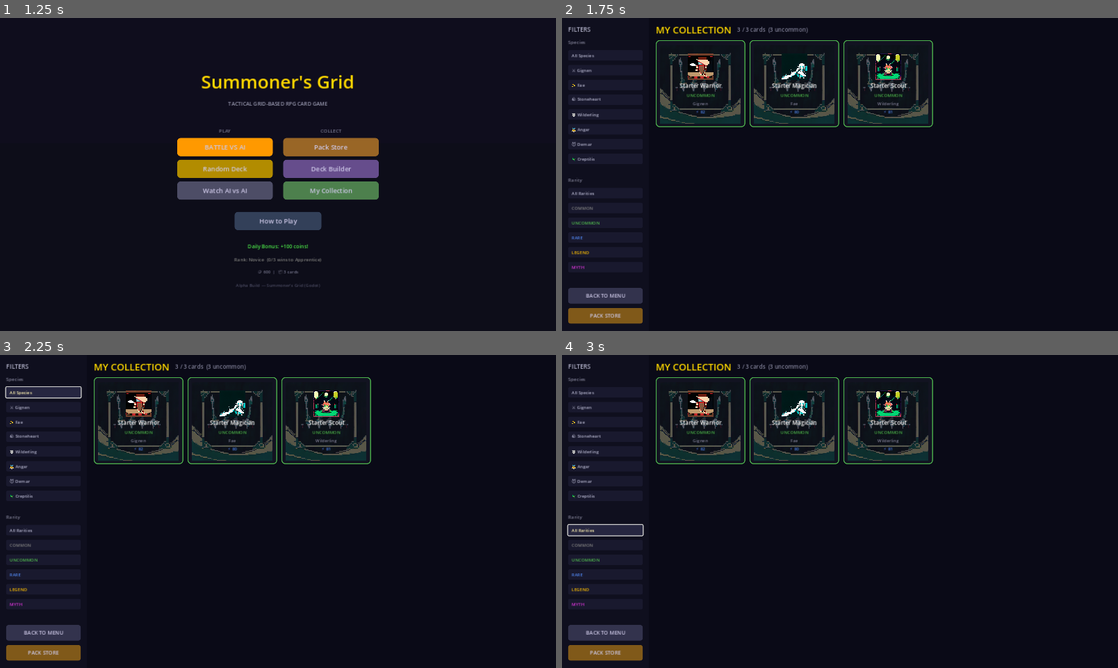
Above: before the commit, frames 1-4 (two rows, left to right).
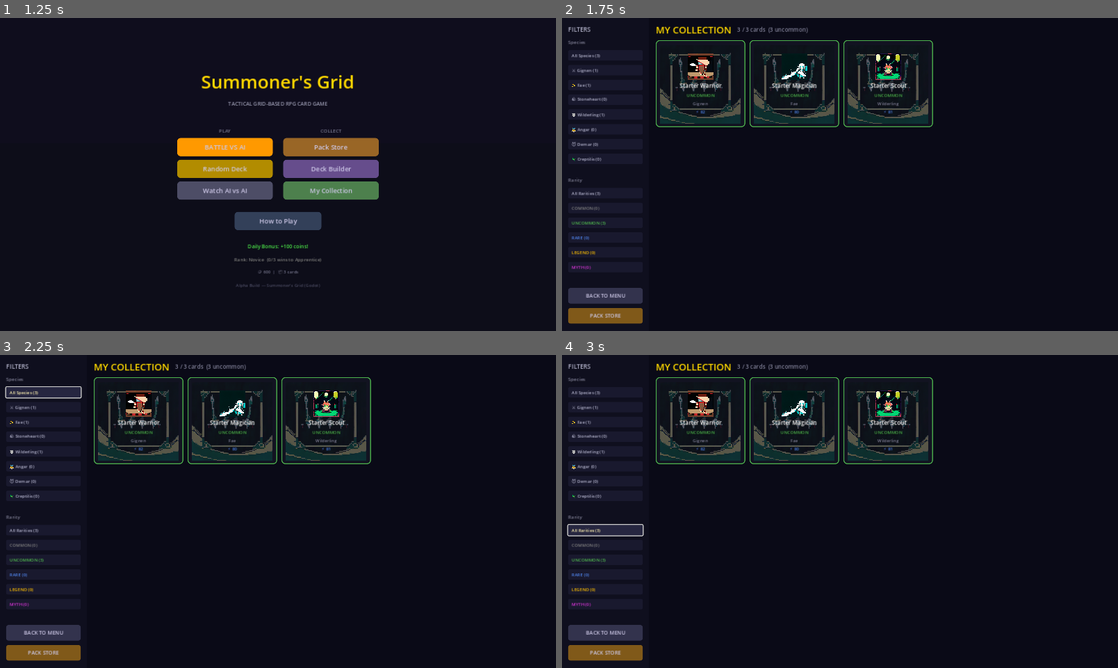
Above: after the commit, the same moments.

Repository: look-itsaxiom/summoners-grid
Game: Godot game, scene res://scenes/login.tscn
The game is run twice, just before and just after one commit, with the same random seed, the same clock (stepped at 60 frames per second) and the same inputs.
Inputs (mouse positions are in pixels of both pictures, inside the frame that each line leads up to):
- Up to frame 1 (1.25 s): click "PLAY" at 0.5 s
- Up to frame 2 (1.75 s): click "My Collection" at 1.25 s
- Up to frame 3 (2.25 s): click (44, 392) at 2 s, where only the run before the commit has a clickable "All Species"
- Up to frame 4 (3 s): click (606, 530) at 2.75 s, where only the run before the commit has a clickable "All Rarities"

Frame 1 is identical in both runs. In frame 2, 0.1% of the frame differs, in the area x 3-9%, y 11-81%; in frame 3, 0.1%; in frame 4, 0.1%.

Commit message:
feat: card counts on collection filter buttons
Filters now show counts: "⚔️ Gignen (5)", "RARE (4)", etc.
Players instantly see collection distribution without clicking.

Co-Authored-By: Claude Opus 4.6 (1M context) <noreply@anthropic.com>

Diff:
--- a/godot/scripts/ui/collection.gd
+++ b/godot/scripts/ui/collection.gd
@@ -158,9 +158,15 @@
 	sp_label.add_theme_color_override("font_color", Color(0.5, 0.5, 0.6))
 	vbox.add_child(sp_label)
 
-	_add_filter_btn(vbox, "All Species", "", "species")
+	_add_filter_btn(vbox, "All Species (%d)" % _cards.size(), "", "species")
+	var sp_counts: Dictionary = {}
+	for c in _cards:
+		var s: String = c.get("species", "")
+		sp_counts[s] = sp_counts.get(s, 0) + 1
 	for sp in ["gignen", "fae", "stoneheart", "wilderling", "angar", "demar", "creptilis"]:
-		_add_filter_btn(vbox, "%s %s" % [SPECIES_EMOJI.get(sp, ""), sp.capitalize()], sp, "species")
+		var count: int = sp_counts.get(sp, 0)
+		var label_text := "%s %s (%d)" % [SPECIES_EMOJI.get(sp, ""), sp.capitalize(), count]
+		_add_filter_btn(vbox, label_text, sp, "species")
 
 	# Rarity filter
 	var spacer := Control.new()
@@ -173,10 +179,15 @@
 	r_label.add_theme_color_override("font_color", Color(0.5, 0.5, 0.6))
 	vbox.add_child(r_label)
 
-	_add_filter_btn(vbox, "All Rarities", "", "rarity")
+	var r_counts: Dictionary = {}
+	for c in _cards:
+		var r2: String = c.get("rarity", "")
+		r_counts[r2] = r_counts.get(r2, 0) + 1
+	_add_filter_btn(vbox, "All Rarities (%d)" % _cards.size(), "", "rarity")
 	for r in ["common", "uncommon", "rare", "legend", "myth"]:
 		var rc: Color = RARITY_COLORS.get(r, Color.WHITE)
-		_add_filter_btn(vbox, r.to_upper(), r, "rarity", rc)
+		var r_count: int = r_counts.get(r, 0)
+		_add_filter_btn(vbox, "%s (%d)" % [r.to_upper(), r_count], r, "rarity", rc)
 
 	# Navigation
 	var spacer2 := Control.new()
